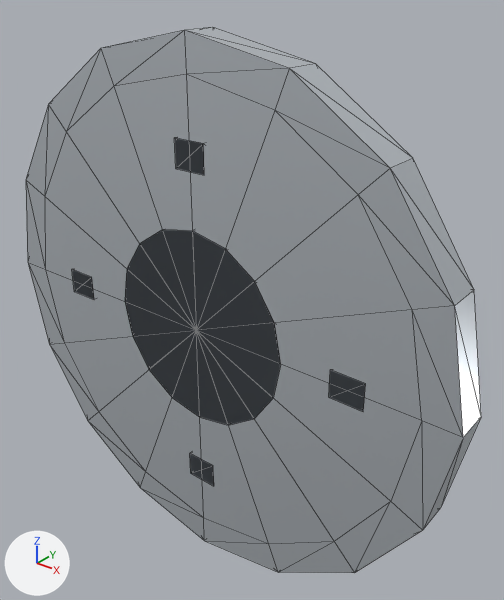
Before and after pictures for a commit that changed the glTF model public/assets/parts/PART-FAB-DRUM-FLANGES-PETG/model.gltf.
Both versions are drawn from a 50 mm camera at (244.0, -265.0, 189.0) aimed at (16.0, 21.0, 12.0). Every picture has the same lights, and +X, +Y and +Z are marked at lower left. The first picture is the older version. Mesh edges are drawn as thin lines.

Objects in the first picture: 'PART-FAB-DRUM-FLANGES-PETG'.
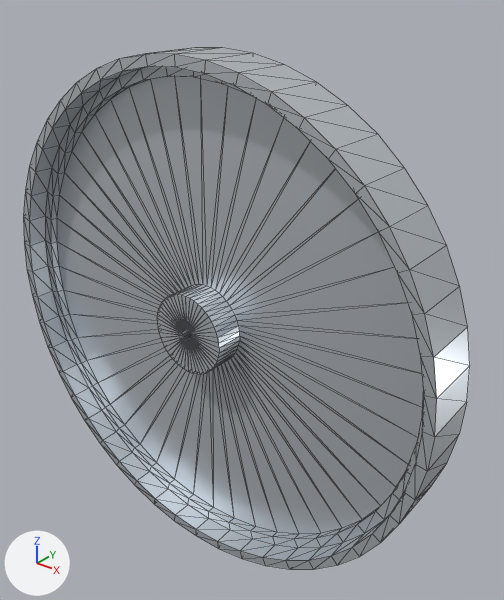
Boxes [x1, y1, x2, y2] around the edits, measured in the pictures (504 x 600 px):
'PART-FAB-DRUM-FLANGES-PETG', reshaped
    before: [26, 27, 481, 573]
    after: [23, 48, 470, 569]
part 1 of me_part_fab_drum_flanges_petg_geometry, rebuilt
    before: [26, 27, 481, 573]
    after: [23, 48, 470, 569]
part 2 of me_part_fab_drum_flanges_petg_geometry, deleted
    before: [125, 230, 281, 425]
part 3 of me_part_fab_drum_flanges_petg_geometry, deleted
    before: [329, 370, 365, 411]
part 4 of me_part_fab_drum_flanges_petg_geometry, deleted
    before: [174, 138, 204, 175]
part 5 of me_part_fab_drum_flanges_petg_geometry, deleted
    before: [72, 270, 94, 299]
part 6 of me_part_fab_drum_flanges_petg_geometry, deleted
    before: [190, 454, 214, 486]

The change, as a diff of the scene's bpy script:
```diff
--- a/public/assets/parts/PART-FAB-DRUM-FLANGES-PETG/model.gltf.py
+++ b/public/assets/parts/PART-FAB-DRUM-FLANGES-PETG/model.gltf.py
@@ me_part_fab_drum_flanges_petg_geometry @@
 # used by ob_part_fab_drum_flanges_petg; location = (0.0, 0.0, 0.0)
-me_part_fab_drum_flanges_petg_geometry.from_pydata(...)  # 132 vertices, 240 faces; spans x -160.0..160.0, y -10.0..10.0, z -160.0..160.0
+me_part_fab_drum_flanges_petg_geometry.from_pydata(...)  # 480 vertices, 960 faces; spans x -150.0..150.0, y -18.0..18.0, z -150.0..150.0
+# me_part_fab_drum_flanges_petg_geometry part 1: the loose piece of 66 vertices spanning x -160.0..160.0, y -10.0..10.0, z -160.0..160.0 is rebuilt with 480 vertices and now spans x -150.0..150.0, y -18.0..18.0, z -150.0..150.0
+# me_part_fab_drum_flanges_petg_geometry part 2: the loose piece of 34 vertices spanning x -60.0..60.0, y -10.0..10.0, z -60.0..60.0 is deleted
+# me_part_fab_drum_flanges_petg_geometry part 3: the loose piece of 8 vertices spanning x 90.0..110.0, y -10.0..10.0, z -8.0..8.0 is deleted
+# me_part_fab_drum_flanges_petg_geometry part 4: the loose piece of 8 vertices spanning x -10.0..10.0, y -10.0..10.0, z 92.0..108.0 is deleted
+# me_part_fab_drum_flanges_petg_geometry part 5: the loose piece of 8 vertices spanning x -110.0..-90.0, y -10.0..10.0, z -8.0..8.0 is deleted
+# me_part_fab_drum_flanges_petg_geometry part 6: the loose piece of 8 vertices spanning x -10.0..10.0, y -10.0..10.0, z -108.0..-92.0 is deleted
 me_part_fab_drum_flanges_petg_geometry.materials.append(mat_pbr_standard)
```
